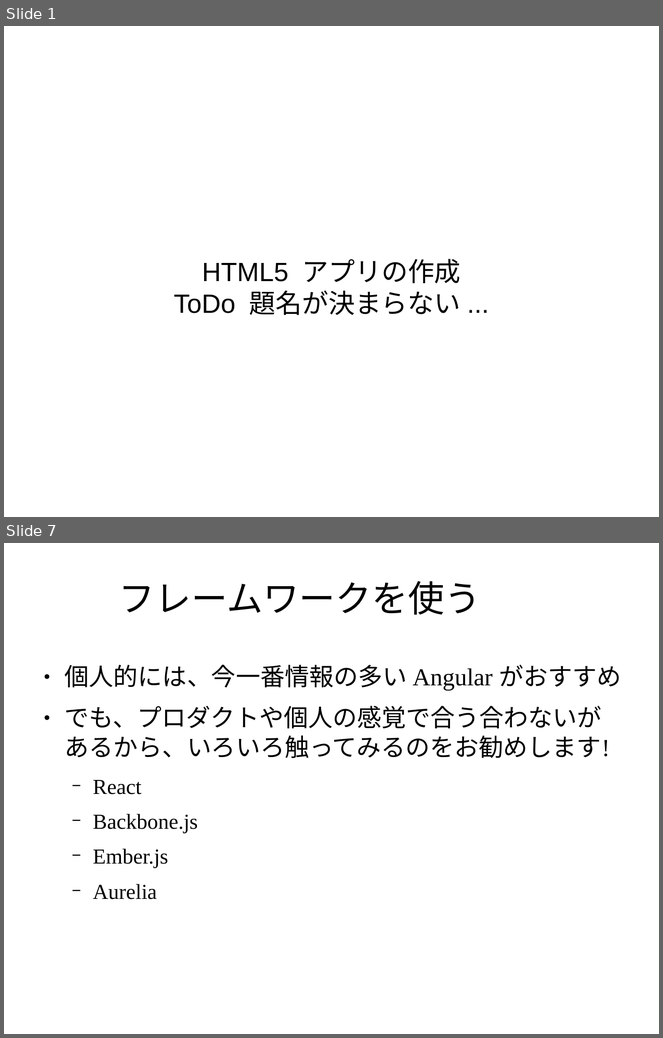
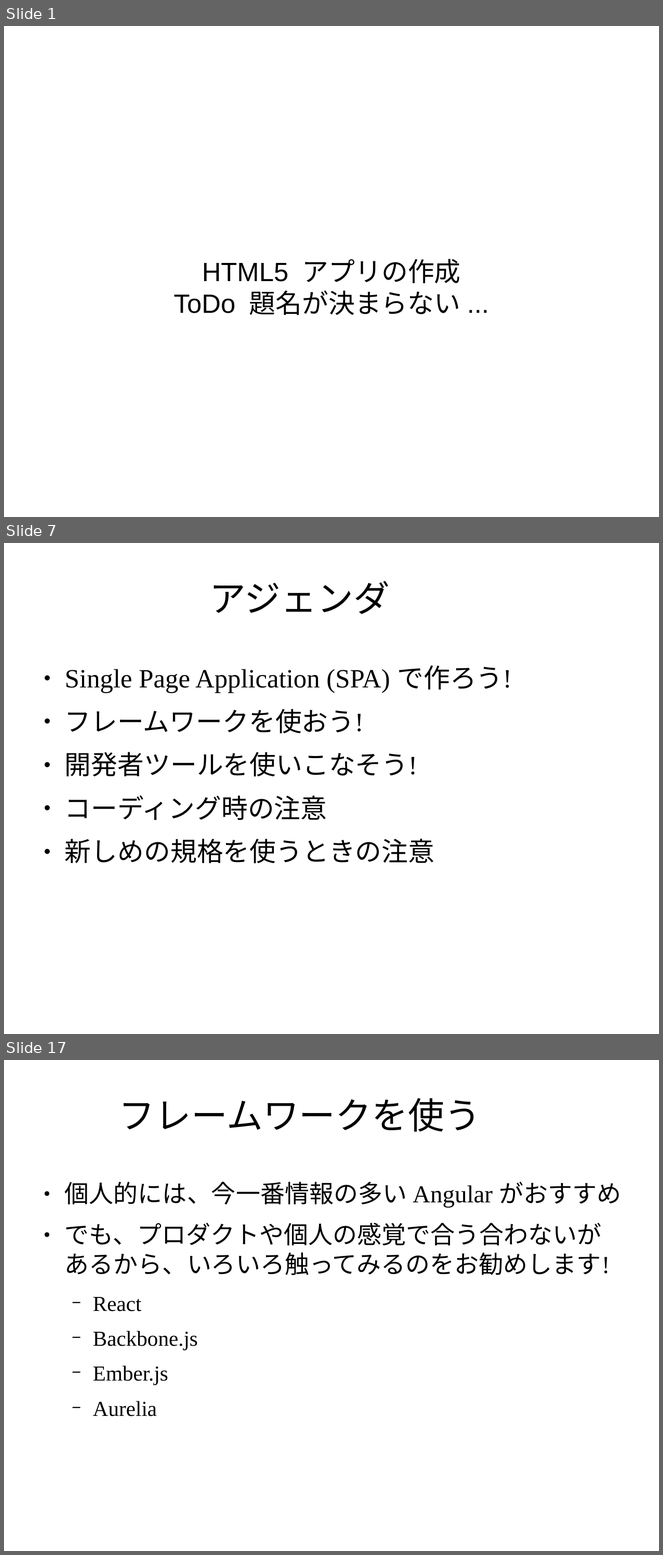
Before and after one commit to masakura/slides, a slide deck: html5jk#1/slide2.odp. Shown one above the other, each under a label of ours: slides 1 and 7 before the commit, slides 1, 7 and 17 after it; the slides between them are not shown. The pictures are 663x1038 and 663x1555 pixels, drawn with LibreOffice and Linux fonts; fonts in the diff are those of the drawing; background and template pictures are left out. Boxes give left, top, right and bottom in pixels: in the first picture for what was removed or moved away, otherwise in the second. Text is boxed around its words. In the diff, an @@ line names an element or a change of style, - is before the commit and + after.

Commit message:
SPA や HTML5 アプリの開発の図解を追加

```diff
--- a/html5jk#1/slide2.odp
+++ b/html5jk#1/slide2.odp
@@ slide 7 added at (x1=4, y1=543, x2=659, y2=1034), background picture (left out) @@
@@ title added at (x1=210, y1=581, x2=390, y2=614), 44 pt, text #000000 @@
+アジェンダ
@@ text added at (x1=65, y1=665, x2=512, y2=864), 32 pt, text #000000 @@
+● Single Page Application (SPA) で作ろう!
+● フレームワークを使おう!
+● 開発者ツールを使いこなそう!
+● コーディング時の注意
+● 新しめの規格を使うときの注意
@@ what was slide 7 is now slide 17 @@
```
Also in this commit, not shown: 5 slides changed, 9 other slides added.
